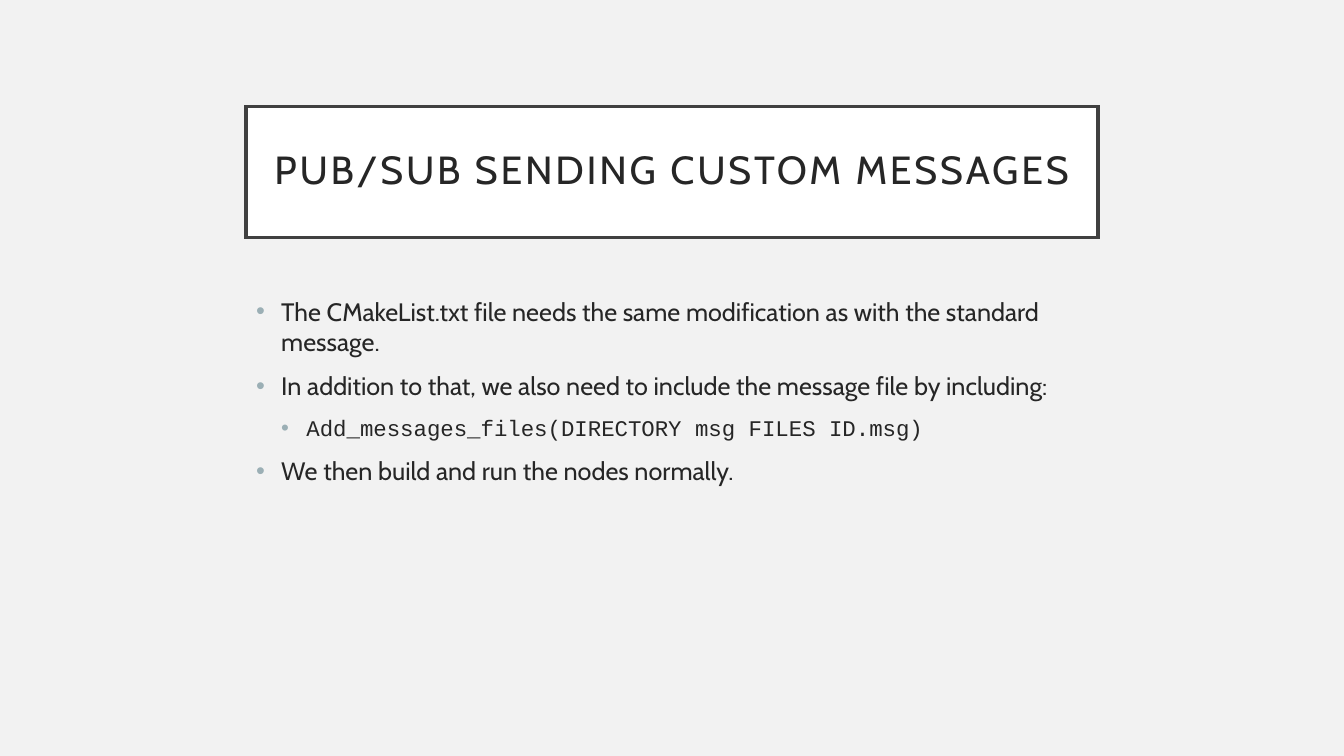
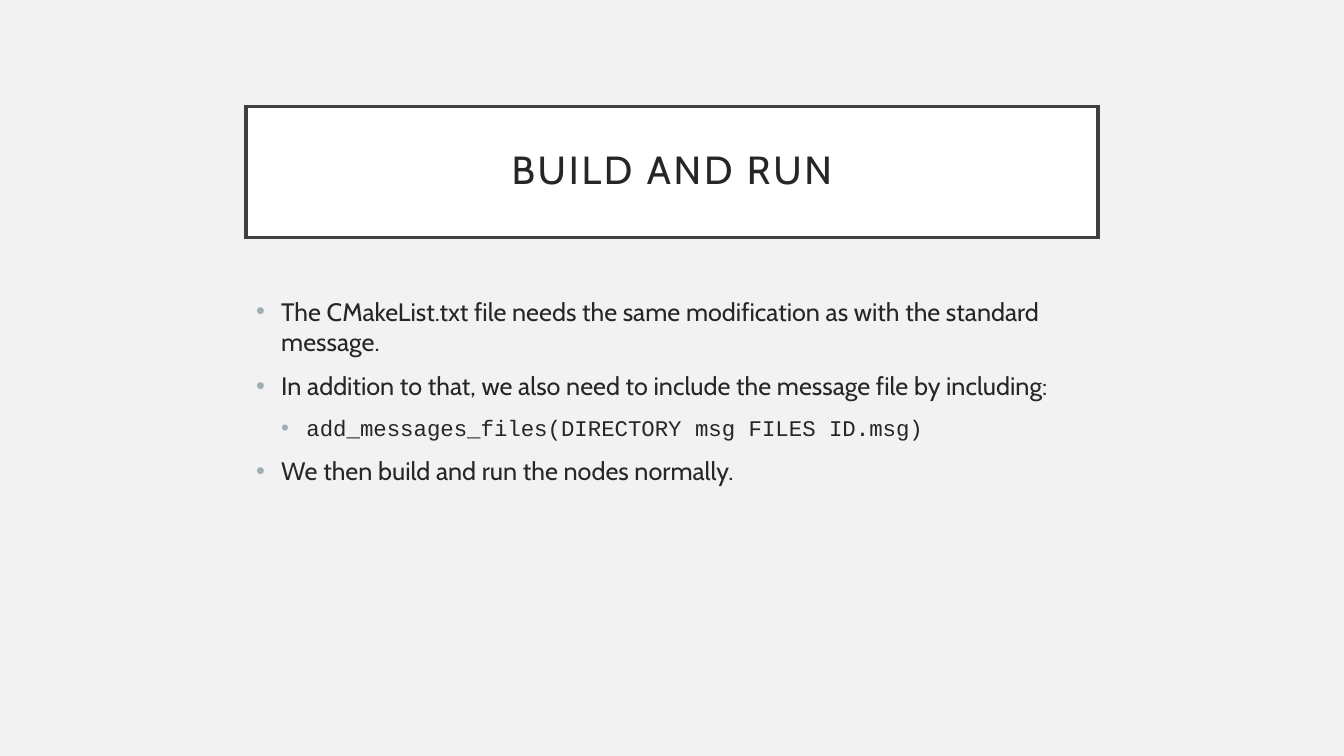
Before and after one commit to fpt-corp/DiRa, a slide deck: slide 13 of DiRa_Digital_Race_Software/Reference/ROS/Working with ROS topic.pptx (slide 11 before the commit). Drawn at 1344x756 pixels with LibreOffice and Linux fonts; fonts in the diff are those of the drawing. Boxes give left, top, right and bottom in pixels: in the first picture for what was removed or moved away, otherwise in the second. Text is boxed around its words. In the diff, an @@ line names an element or a change of style, - is before the commit and + after.

```diff
--- a/DiRa_Digital_Race_Software/Reference/ROS/Working with ROS topic.pptx
+++ b/DiRa_Digital_Race_Software/Reference/ROS/Working with ROS topic.pptx
@@ title at bbox=[512, 156, 832, 185]: text changed @@
-PUB/SUB SENDING CUSTOM MESSAGES
+BUILD AND RUN
@@ text at bbox=[306, 420, 923, 441]: text changed @@
-  • Add_messages_files(DIRECTORY msg FILES ID.msg)
+  • add_messages_files(DIRECTORY msg FILES ID.msg)
```
Also in this commit, not shown: 9 other slides changed, 2 slides added, 1 other file.
